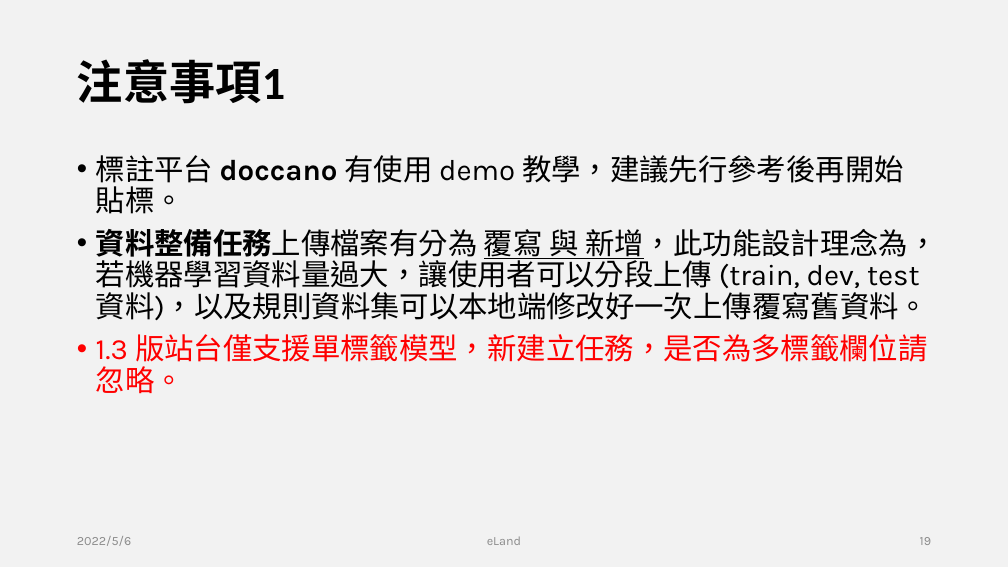
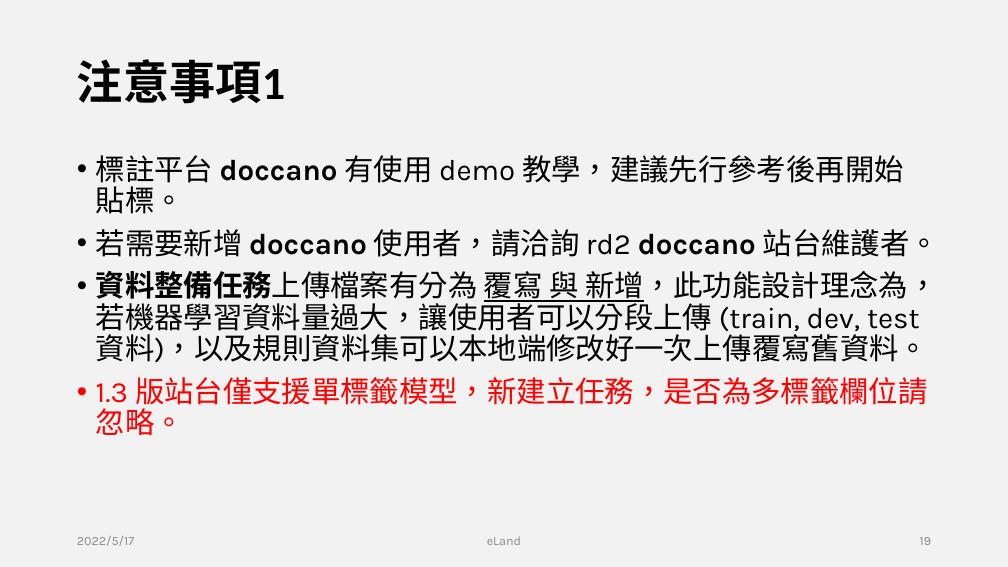
Before and after one commit to ychuang789/labelapi, a slide deck: slide 19 of Audience 站台1.3.pptx. Drawn at 1008x567 pixels with LibreOffice and Linux fonts; fonts in the diff are those of the drawing. Boxes give left, top, right and bottom in pixels: in the first picture for what was removed or moved away, otherwise in the second. Text is boxed around its words. In the diff, an @@ line names an element or a change of style, - is before the commit and + after.

```diff
--- a/Audience 站台1.3.pptx
+++ b/Audience 站台1.3.pptx
@@ text at (96, 229, 939, 257): paragraph added @@
+• 若需要新增 doccano 使用者，請洽詢 rd2 doccano 站台維護者。
@@ text at (77, 536, 134, 546): text changed @@
-2022/5/6
+2022/5/17
```
Also in this commit, not shown: 19 other slides changed, 2 other files.
